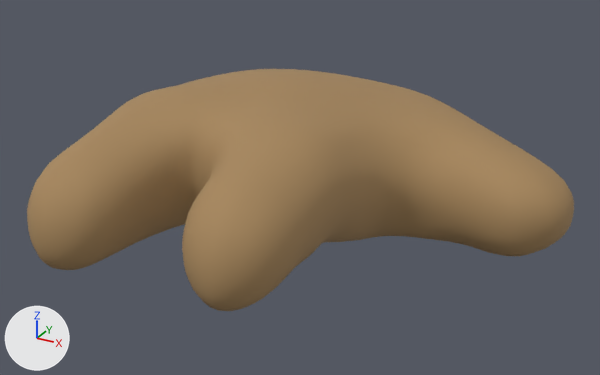
The FBX model DreamOS/Assets/avatar/1/right-hand.fbx, before and after one commit.
Camera for both pictures: a 50 mm lens placed at (0.1461, -0.2984, 0.1152), pointed at (0.0229, -0.0744, 0.0032). Lighting does not change. The marker at lower left points along +X, +Y and +Z.

Script lines for the objects in view, before the commit:
```python
mat_originial_female_hand = principled_material('Originial Female Hand')
mat_originial_female_hand.texture = img_hand_1_tga
mat_originial_female_hand.roughness = 0.859
me_mesh = bpy.data.meshes.new('Mesh')
me_mesh.from_pydata(...)  # 1602 vertices, 1600 faces; spans x -0.67..10.22, y -7.43..3.56, z -1.29..2.32
me_mesh.materials.append(mat_originial_female_hand)  # picture img_hand_1_tga
ob_right_hand = bpy.data.objects.new('Right Hand', me_mesh)
ob_right_hand.location = (0.0, 0.0, 0.0)
ob_right_hand.rotation_euler = (-3.142, 0.0, 1.571)  # degrees (-180, 0, 90)
ob_right_hand.scale = (-0.0145, -0.0145, -0.0145)
```
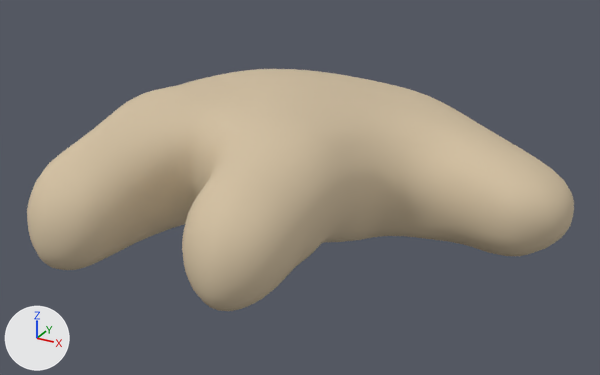
Where the change shows, as pixel boxes [x1, y1, x2, y2] in the pictures (600 x 375 px):
```json
{"object": "Right Hand", "change": "surface changed", "before": [27, 69, 574, 311], "after": [27, 69, 574, 311], "on screen": "brown to beige"}
```

The change, as JSON lines over the scene's bpy script:
```json
{"op": "remove", "block": "mat_originial_female_hand", "code": "mat_originial_female_hand.texture = img_hand_1_tga"}
{"op": "add", "block": "mat_originial_female_hand", "code": "mat_originial_female_hand.base_color = (0.647, 0.525, 0.357)  # beige #d2c0a1"}
```
